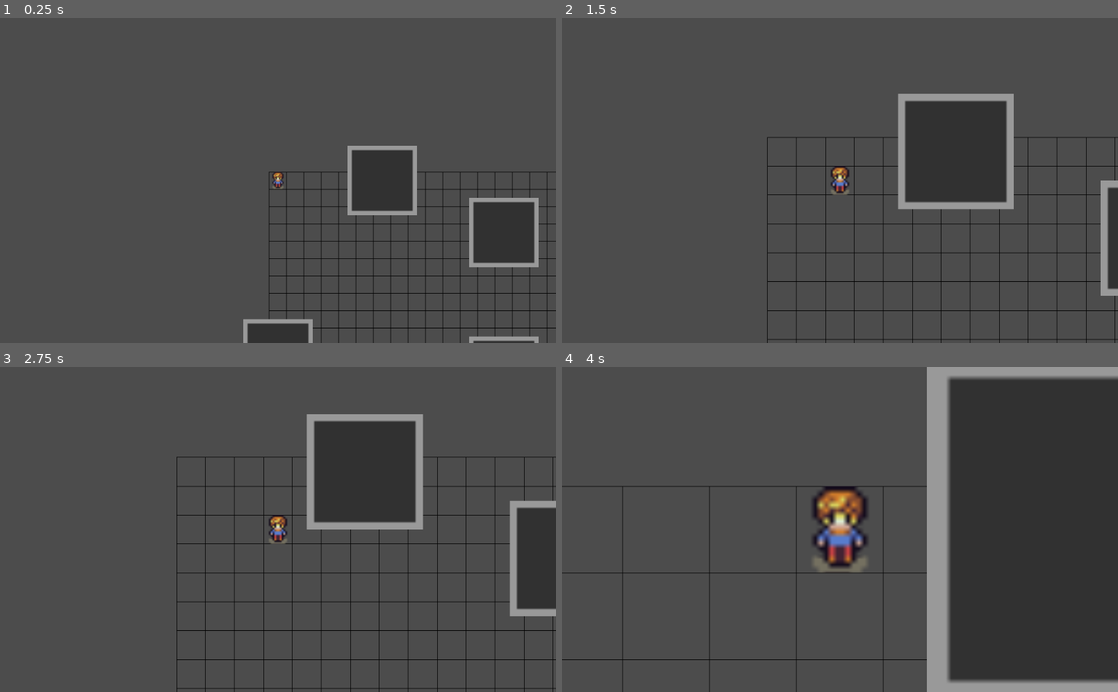
Above: before the commit, frames 1-4 (two rows, left to right).
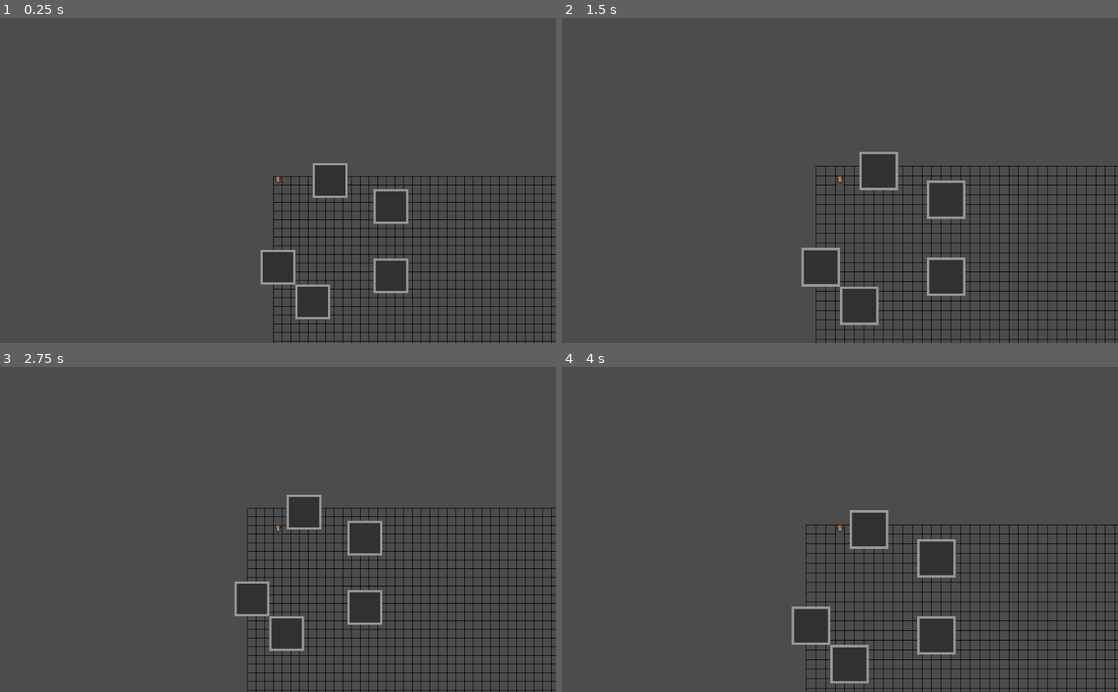
Above: after the commit, the same moments.

Repository: CalinDale/RogueGame
Game: Godot game, scene res://Scenes/game/Game.tscn
The game is run twice, just before and just after one commit, with the same random seed, the same clock (stepped at 60 frames per second) and the same inputs.
Inputs (mouse positions are in pixels of both pictures, inside the frame that each line leads up to):
- Up to frame 1 (0.25 s): no input
- Up to frame 2 (1.5 s): tap Enter at 0.5 s; move the mouse to (962, 164) at 0.52 s; hold D (move_east) 0.53-1.28 s; tap Mouse wheel up (zoom_in) at 0.6, 1.35 s; click (962, 164) at 0.67 s; tap Middle mouse button (zoom_reset) at 1.25 s; move the mouse to (728, 196) at 1.27 s; hold S (move_south) from 1.28 s (still down)
- Up to frame 3 (2.75 s): tap Middle mouse button (zoom_reset) at 2 s; move the mouse to (333, 458) at 2.02 s; release S (move_south) at 2.03 s; hold D (move_east) from 2.03 s (still down); tap Mouse wheel down (zoom_out) at 2.1 s; tap Mouse wheel up (zoom_in) at 2.3 s
- Up to frame 4 (4 s): tap Middle mouse button (zoom_reset) at 2.75, 3.5 s; move the mouse to (812, 594) at 2.77 s; release D (move_east) at 2.78 s; hold W (move_north) 2.78-3.53 s; tap Mouse wheel up (zoom_in) at 2.85, 3.6 s; click (812, 594) at 2.92 s; move the mouse to (1006, 578) at 3.52 s; hold A (move_west) from 3.53 s (still down)

The runs differ from the first frame. In frame 1, 13% of the frame differs, in the area x 43-100%, y 39-100%; in frame 2, 14%; in frame 3, 19%; in frame 4, 38%, in the area x 0-100%, y 0-100%.

Commit message:
Slight fix to camera reseting

Diff:
--- a/Scenes/player/Camera2D.gd
+++ b/Scenes/player/Camera2D.gd
@@ -17,7 +17,7 @@
 			_zoom_in()
 		elif Input.is_action_just_pressed("zoom_out"):
 			_zoom_out()
-		elif Input.is_action_just_pressed("zoom_in"):
+		elif Input.is_action_just_pressed("zoom_reset"):
 			_zoom_reset()
 
 func _zoom_in():
--- a/Scenes/player/Player.tscn
+++ b/Scenes/player/Player.tscn
@@ -19,7 +19,6 @@
 
 [node name="Camera2D" type="Camera2D" parent="."]
 current = true
-zoom = Vector2( 0.5, 0.5 )
 drag_margin_h_enabled = false
 drag_margin_v_enabled = false
 script = ExtResource( 4 )
